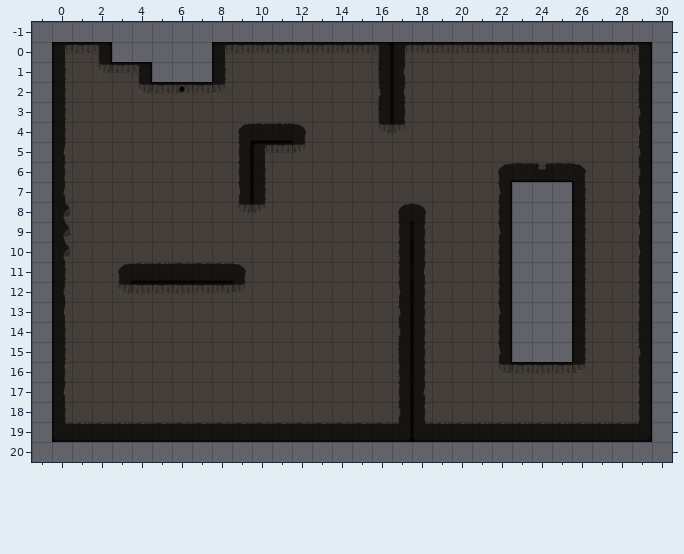
Tiled map -- Tileset/level1.tmx. Above is the file before it was changed.
Cells are 64x64 px. Shown: x -1..30, y -1..20.
After the commit:
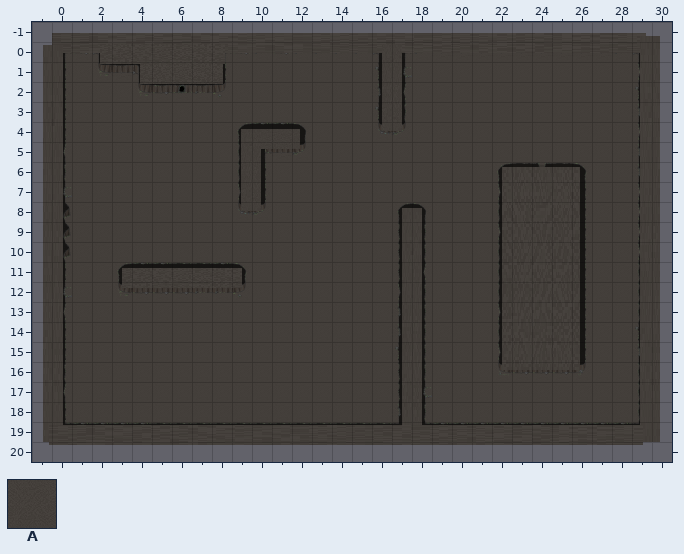
Key: from "try 2": A 9.
Objects are placed by their top-left corner, in cells (3,4 is the top-left corner of cell 3,4); size is 1x1 cell unless given.
What changed:
--- layer "Collisions"
+A "collisionSquare" at 0,-0.5 size 29.7x1
+A "collisionSquare" at 2.4,0.1 size 6.2x1
+A "collisionSquare" at 4.4,1.1 size 4.2x1
+A "collisionSquare" at 16.5,0.1 size 1x4.3
+A "collisionSquare" at 9.5,4.3 size 2.8x1
+A "collisionSquare" at 9.5,4.4 size 1x4.1
+A "collisionSquare" at 3.5,11.3 size 6x1
+A "collisionSquare" at 22.5,6.2 size 3.9x10.2
+A "collisionSquare" at 17.5,8.3 size 1x11.6
+A "collisionSquare" at -0.5,0.2 size 1x19.8
+A "collisionSquare" at 29.4,-0.3 size 1x20.3
+A "collisionSquare" at -0.1,19.1 size 29.7x1
Where, in picture pixels (left, top, right, bottom), the same in both pictures:
added: (43, 33, 660, 445)
